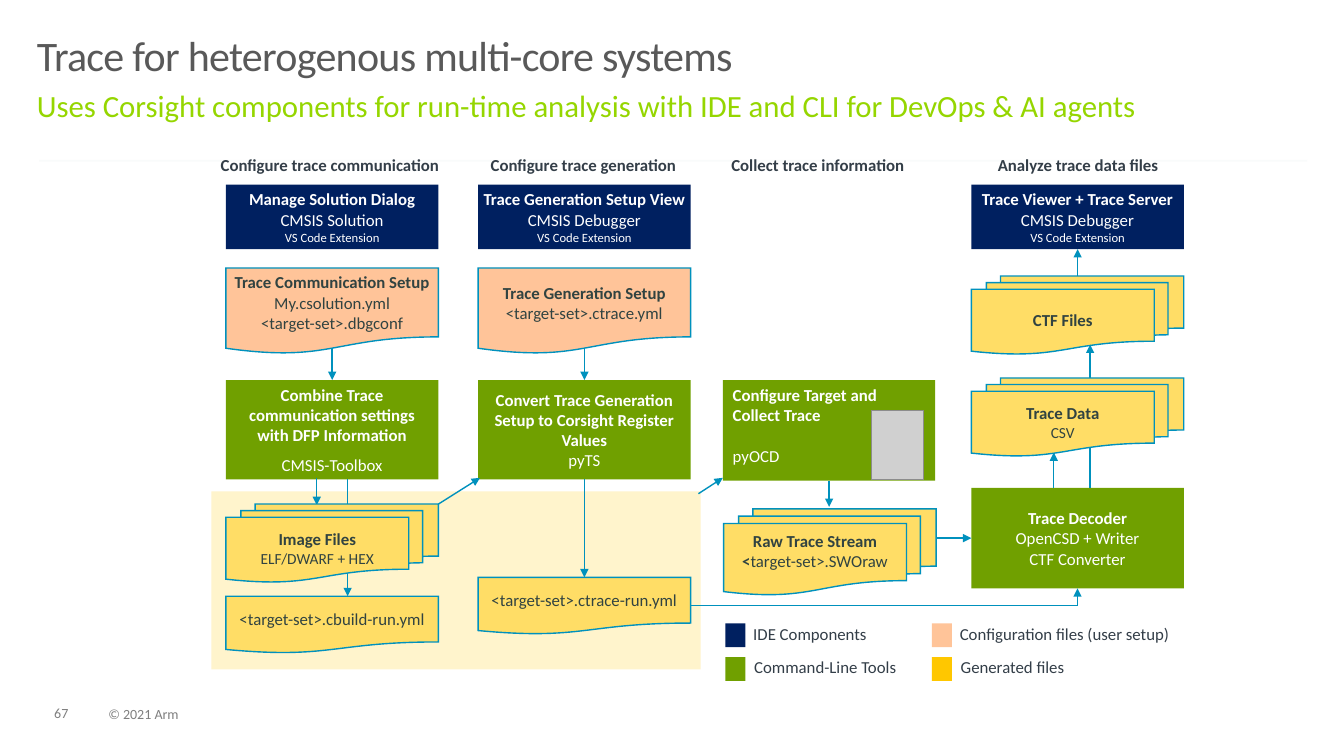
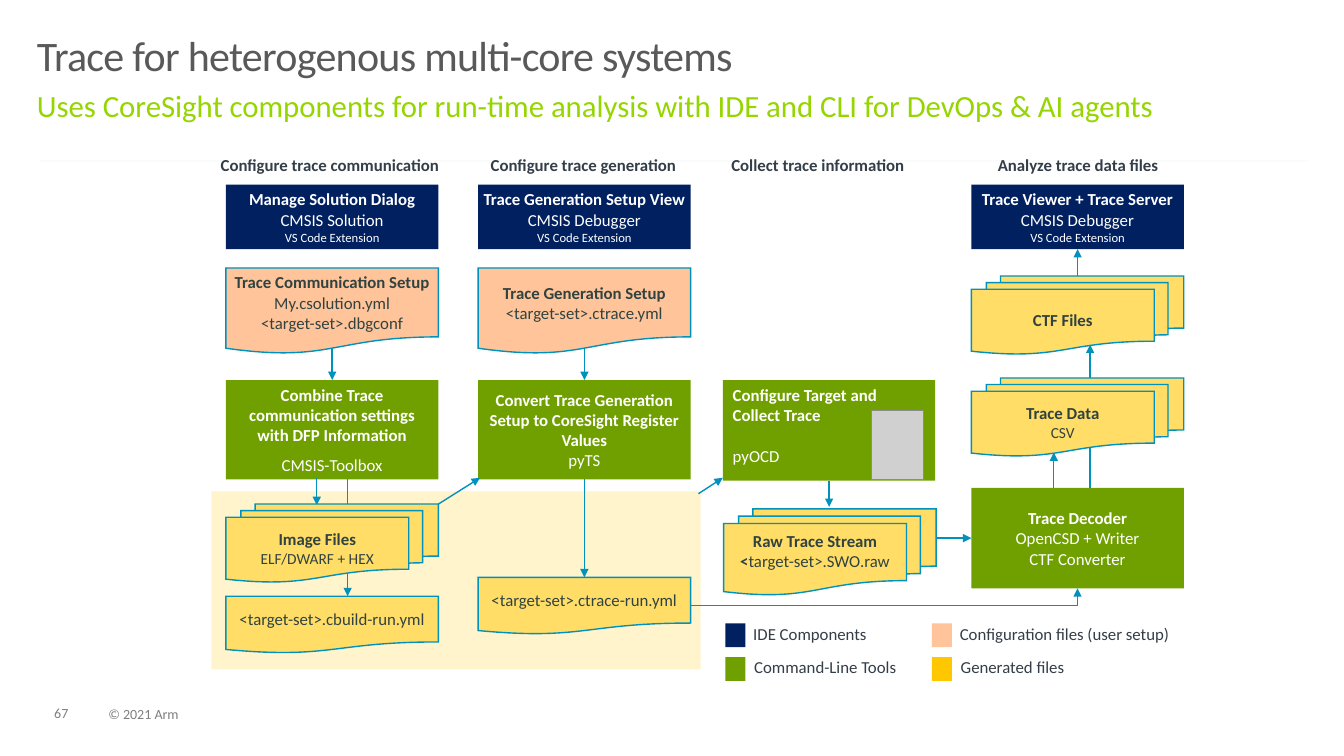
Before and after one commit to Open-CMSIS-Pack/cmsis-toolbox, a slide deck: slide 67 of docs/images/overview.pptx. Drawn at 1344x756 pixels with LibreOffice and Linux fonts; fonts in the diff are those of the drawing; grey boxes stand for pictures. Boxes give left, top, right and bottom in pixels: in the first picture for what was removed or moved away, otherwise in the second. Text is boxed around its words. In the diff, an @@ line names an element or a change of style, - is before the commit and + after.

```diff
--- a/docs/images/overview.pptx
+++ b/docs/images/overview.pptx
@@ text at (37,95,1152,123): text changed @@
-Uses Corsight components for run-time analysis with IDE and CLI for DevOps & AI agents
+Uses CoreSight components for run-time analysis with IDE and CLI for DevOps & AI agents
@@ text in rectangle at (490,394,679,446): text changed @@
-Convert Trace Generation Setup to Corsight Register Values
+Convert Trace Generation Setup to CoreSight Register Values
@@ text in flow chart multidocument at (740,536,890,570): text changed @@
-Raw Trace Stream
-<target-set>.SWOraw
+Raw Trace Stream
+<target-set>.SWO.raw
```
Also in this commit, not shown: 2 other files.
